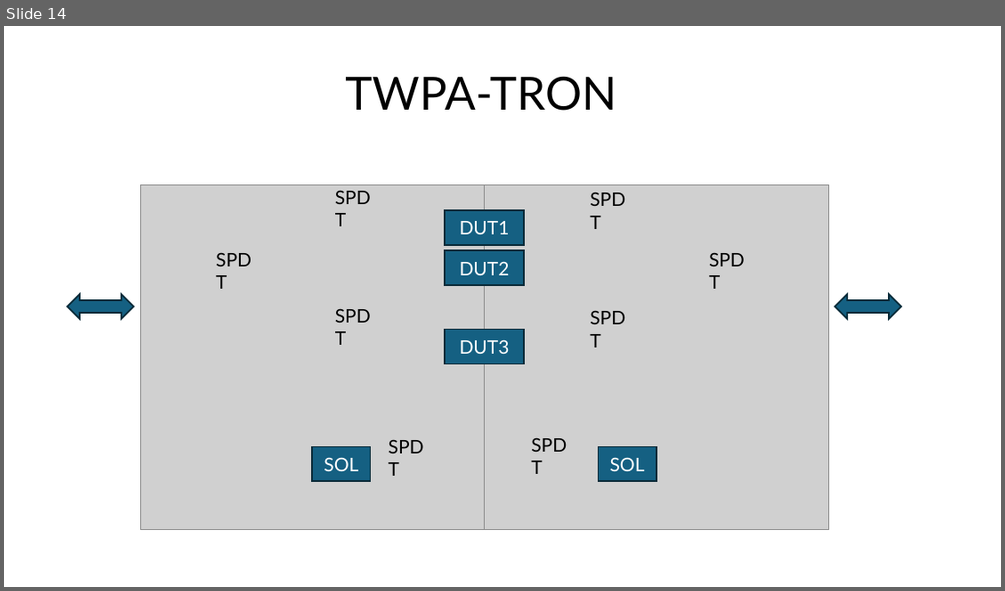
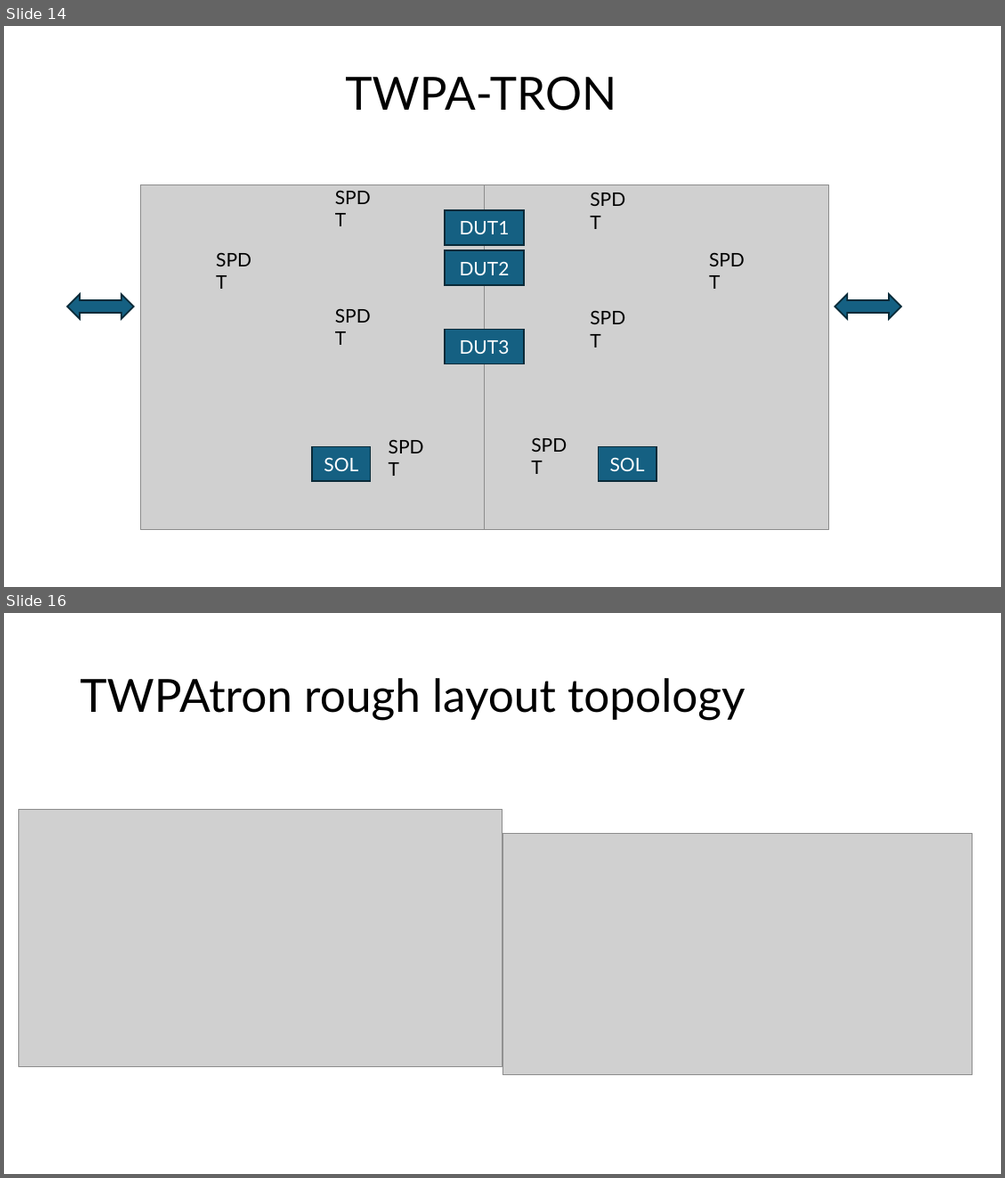
Before and after one commit to lafefspietz/sp3t-ecal, a slide deck: SP3T-ECAL.pptx. Shown one above the other, each under a label of ours: slide 14 before the commit, slides 14 and 16 after it; the slides between them are not shown. The pictures are 1005x591 and 1005x1178 pixels, drawn with LibreOffice and Linux fonts; fonts in the diff are those of the drawing; grey boxes stand for pictures. Boxes give left, top, right and bottom in pixels: in the first picture for what was removed or moved away, otherwise in the second. Text is boxed around its words. In the diff, an @@ line names an element or a change of style, - is before the commit and + after.

Commit message:
twpatron added to powerpoint

```diff
--- a/SP3T-ECAL.pptx
+++ b/SP3T-ECAL.pptx
@@ slide 16 added at (4,613,1001,1174), background #FFFFFF @@
@@ title added at (80,678,744,720), 44 pt, text #000000 @@
+TWPAtron rough layout topology
@@ picture added at (19,809,502,1067) @@
@@ picture added at (502,834,972,1075) @@
```
Also in this commit, not shown: 1 other slide added, 3 other files.
